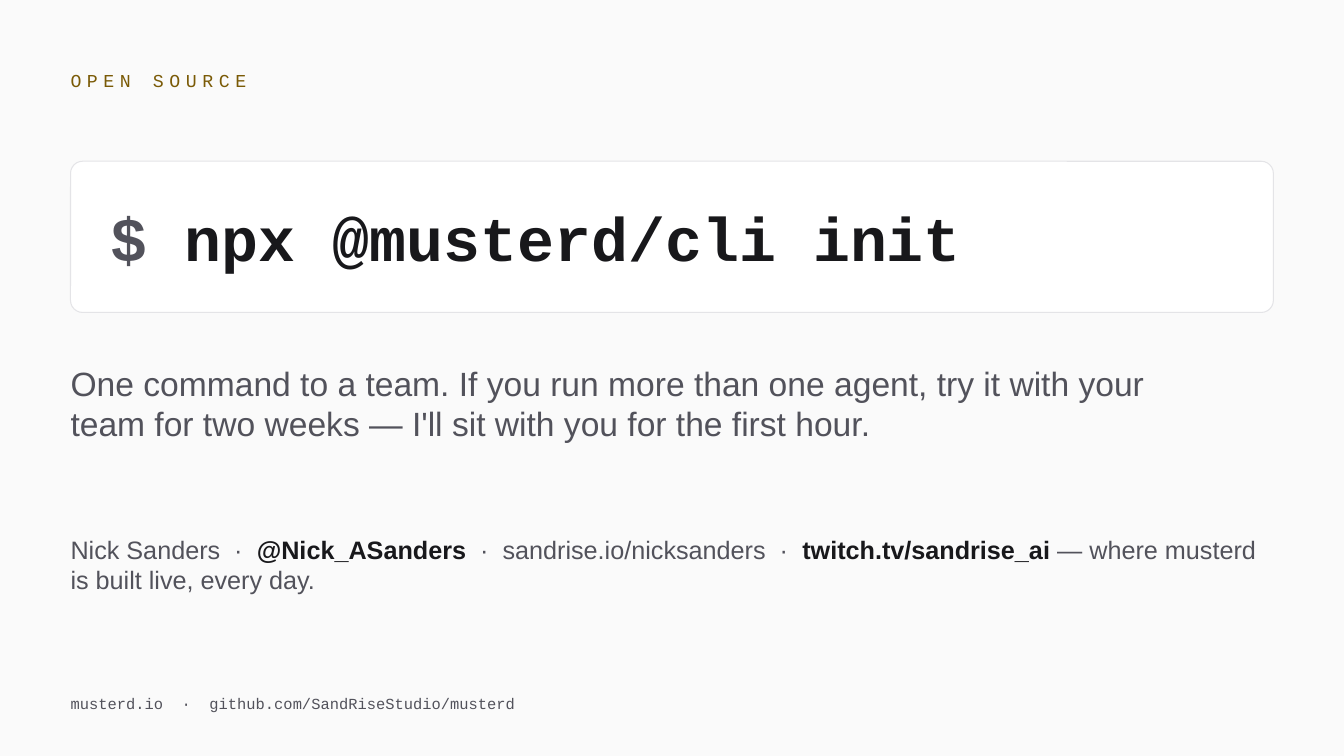
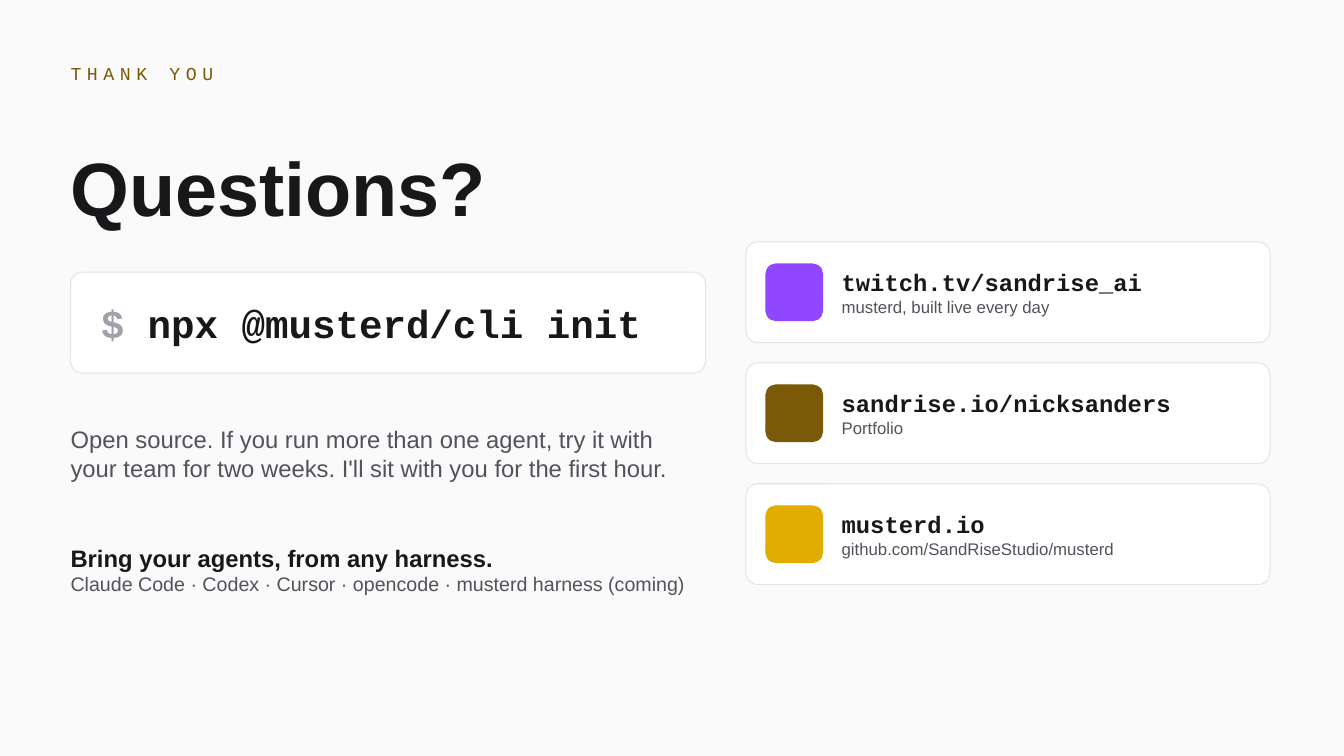
Before and after one commit to musterd-io/musterd, a slide deck: slide 10 of docs/demo/multiplayer-ai-2026-10-01/deck.pptx (slide 9 before the commit). Drawn at 1344x756 pixels with LibreOffice and Linux fonts; fonts in the diff are those of the drawing. Boxes give left, top, right and bottom in pixels: in the first picture for what was removed or moved away, otherwise in the second. Text is boxed around its words. In the diff, an @@ line names an element or a change of style, - is before the commit and + after.

```diff
--- a/docs/demo/multiplayer-ai-2026-10-01/deck.pptx
+++ b/docs/demo/multiplayer-ai-2026-10-01/deck.pptx
@@ text removed at (71,75,246,87) @@
-OPEN SOURCE
@@ text added at (71,68,213,80), 13 pt, text #7A5A06 @@
+THANK YOU
@@ rounded rectangle removed at (71,161,1273,313) @@
@@ text added at (71,161,486,230), 54 pt, text #18181B, bold @@
+Questions?
@@ rounded rectangle added at (746,242,1270,343), fill #FFFFFF, outline #E4E4E7 0.75 pt @@
@@ rounded rectangle added at (766,264,823,321), fill #9146FF, outline #9146FF 1 pt @@
@@ text "twitch.tv/sandrise_ai" at (842,274,1142,317): vertical alignment top to middle @@
@@ rounded rectangle added at (71,272,706,373), fill #FFFFFF, outline #E4E4E7 0.75 pt @@
@@ text "$ npx @musterd/cli init": place and size @@
-text "$ npx @musterd/cli init" at (185,217,961,274)
+text "$ npx @musterd/cli init" at (148,310,641,346)
@@ text "$ npx @musterd/cli init" at (148,310,641,346): size 44 to 28 pt; text colour #52525B to #A1A1AA in "$" @@
@@ text at (842,274,1142,317): text changed; size 18 to 12 pt @@
-Nick Sanders · @Nick_ASanders · sandrise.io/nicksanders · twitch.tv/sandrise_ai — where musterd is built live, every day.
+twitch.tv/sandrise_ai
+musterd, built live every day
@@ rounded rectangle added at (746,363,1270,464), fill #FFFFFF, outline #E4E4E7 0.75 pt @@
@@ rounded rectangle added at (766,385,823,442), fill #7A5A06, outline #7A5A06 1 pt @@
@@ text "Open source. If you run ..." at (71,430,667,482): vertical alignment top to middle @@
@@ text added at (842,395,1171,434), 17 pt, text #18181B, bold @@
+sandrise.io/nicksanders
+Portfolio
@@ text at (71,430,667,482): text changed; size 24 to 17 pt @@
-One command to a team. If you run more than one agent, try it with your team for two weeks — I'll sit with you for the first hour.
+Open source. If you run more than one agent, try it with your team for two weeks. I'll sit with you for the first hour.
@@ rounded rectangle added at (746,484,1270,585), fill #FFFFFF, outline #E4E4E7 0.75 pt @@
@@ rounded rectangle added at (766,506,823,563), fill #E1AD01, outline #E1AD01 1 pt @@
@@ text at (842,516,1114,559): text changed; size 11 to 12 pt; font Courier New to Arial @@
-musterd.io · github.com/SandRiseStudio/musterd
+musterd.io
+github.com/SandRiseStudio/musterd
@@ text added at (71,549,684,595), 14 pt, text #52525B @@
+Bring your agents, from any harness.
+Claude Code · Codex · Cursor · opencode · musterd harness (coming)
```
Also in this commit, not shown: 2 other slides changed, 7 slides added, 7 slides removed.
